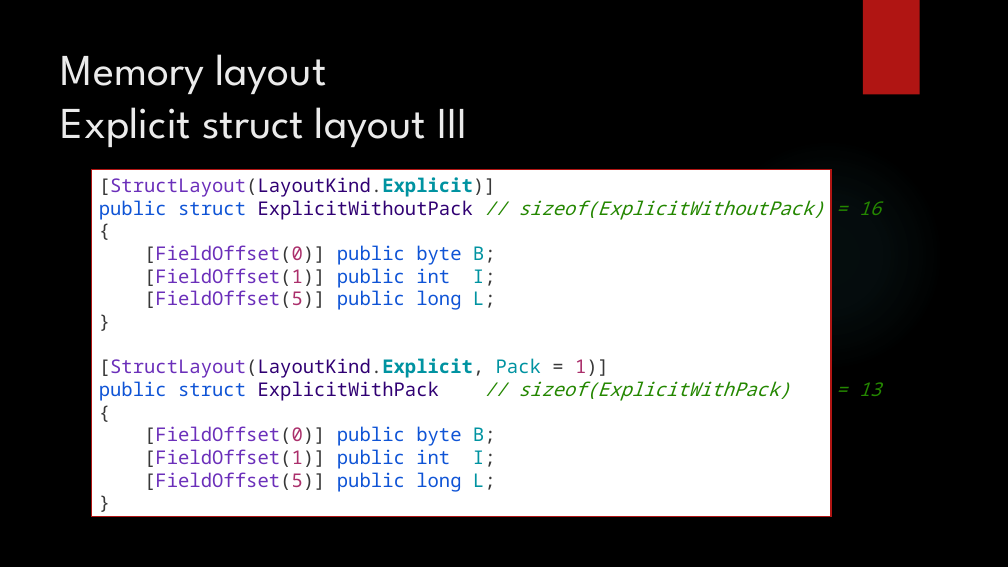
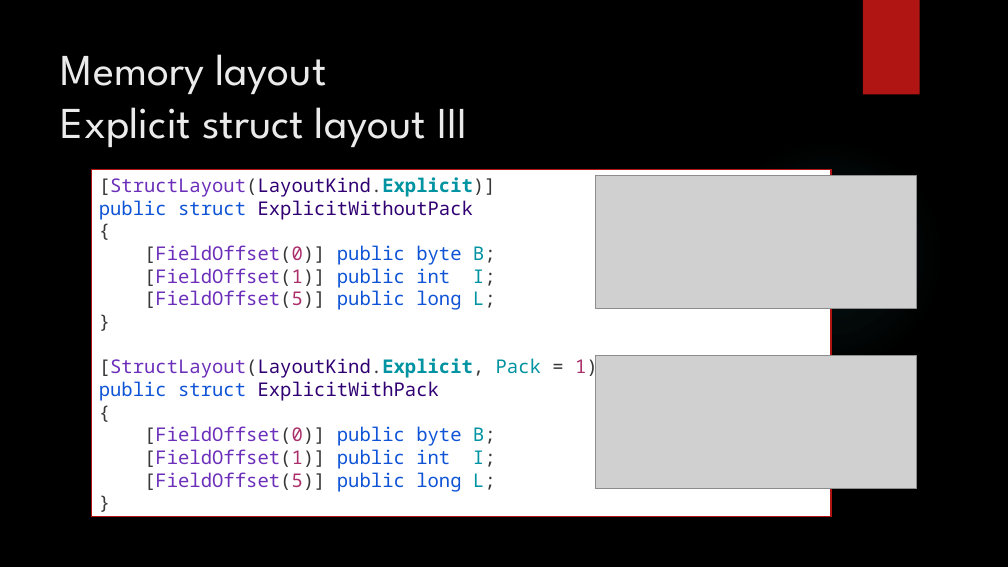
Before and after one commit to dennisdietrich/UnsafeCSharp, a slide deck: slide 20 of doc/Introduction to unsafe C#.pptx. Drawn at 1008x567 pixels with LibreOffice and Linux fonts; fonts in the diff are those of the drawing; grey boxes stand for pictures; background and template pictures are left out. Boxes give left, top, right and bottom in pixels: in the first picture for what was removed or moved away, otherwise in the second. Text is boxed around its words. In the diff, an @@ line names an element or a change of style, - is before the commit and + after.

Commit message:
Added screenshot with explicit struct layout sizes and offsets

```diff
--- a/doc/Introduction to unsafe C#.pptx
+++ b/doc/Introduction to unsafe C#.pptx
@@ text in rectangle at bbox=[99, 177, 609, 492]: text changed @@
-[StructLayout(LayoutKind.Explicit)]
-public struct ExplicitWithoutPack // sizeof(ExplicitWithoutPack) = 16
-{
-[FieldOffset(0)] public byte B;
-[FieldOffset(1)] public int I;
-[FieldOffset(5)] public long L;
-}
-[StructLayout(LayoutKind.Explicit, Pack = 1)]
-public struct ExplicitWithPack // sizeof(ExplicitWithPack) = 13
-{
-[FieldOffset(0)] public byte B;
-[FieldOffset(1)] public int I;
-[FieldOffset(5)] public long L;
-}
+[StructLayout(LayoutKind.Explicit)]
+public struct ExplicitWithoutPack
+{
+[FieldOffset(0)] public byte B;
+[FieldOffset(1)] public int I;
+[FieldOffset(5)] public long L;
+}
+[StructLayout(LayoutKind.Explicit, Pack = 1)]
+public struct ExplicitWithPack
+{
+[FieldOffset(0)] public byte B;
+[FieldOffset(1)] public int I;
+[FieldOffset(5)] public long L;
+}
@@ picture added at bbox=[596, 175, 917, 309] @@
@@ picture added at bbox=[596, 355, 917, 488] @@
```
Also in this commit, not shown: 1 other slide changed.
